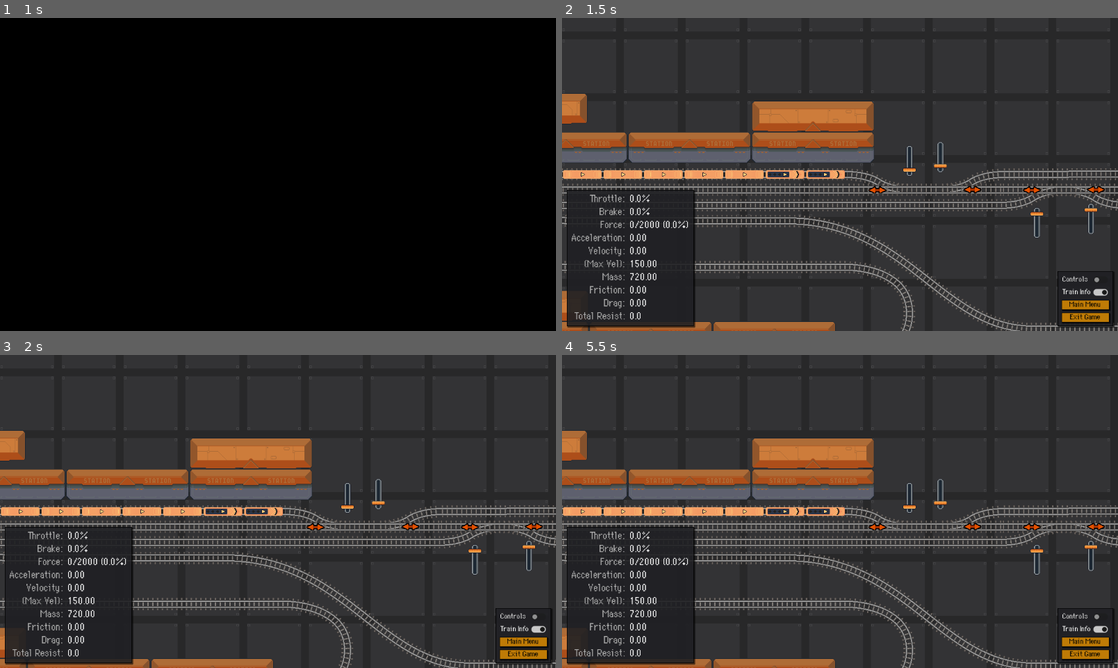
Above: before the commit, frames 1-4 (two rows, left to right).
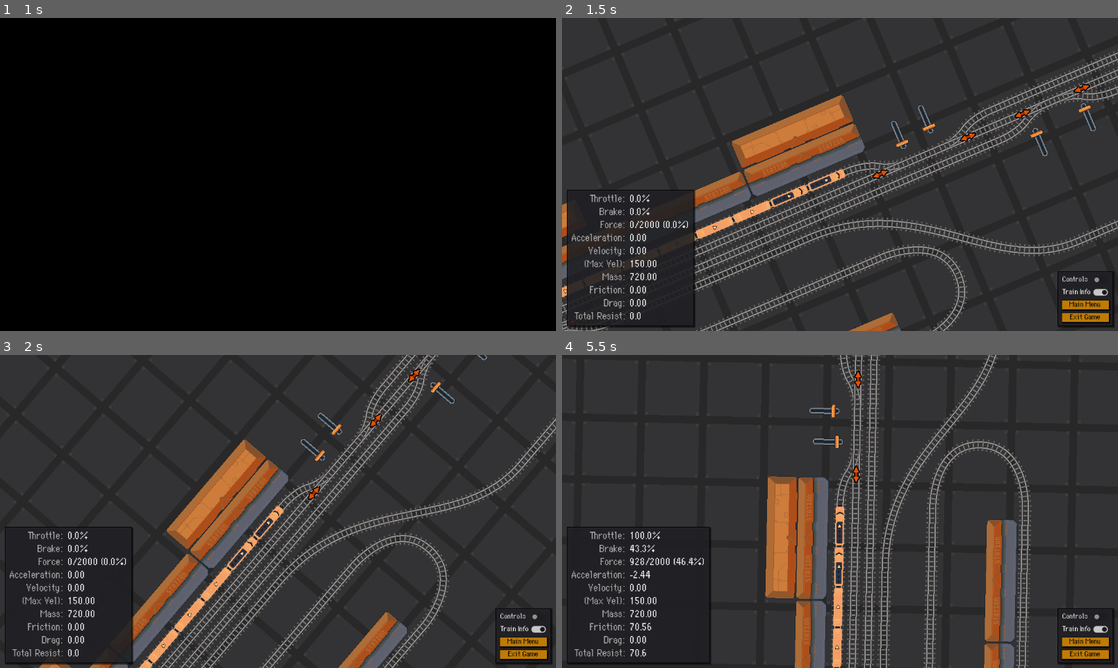
Above: after the commit, the same moments.

Repository: moonbench/simple-godot-train
Game: Godot game, scene res://Demo/Scenes/Game.tscn
Two runs of this game, one before a commit and one after it. Both use one fixed random seed, a clock stepped at 60 frames per second and the inputs below. The engine's default icon, where the game draws it, is replaced by a stand-in: a white triangle on a blue panel in a dark square.
Inputs (mouse positions are in pixels of both pictures, inside the frame that each line leads up to):
- Up to frame 1 (1 s): click "Track 6" at 0.5 s
- Up to frame 2 (1.5 s): click "Train Info" at 1.25 s
- Up to frame 3 (2 s): no input
- Up to frame 4 (5.5 s): move the mouse to (962, 495) at 2.02 s; hold W (speed_up) 2.03-2.78 s; hold X (cut_throttle) 2.03-2.78 s; move the mouse to (728, 527) at 2.77 s; hold Space (brake) 2.78-3.53 s; tap Middle mouse button (pan) at 2.85 s; move the mouse to (895, 442) at 3.52 s; hold ` (set_throttle_0) 3.53-4.28 s; hold W (speed_up) 3.53-5.03 s; move the mouse to (812, 574) at 4.27 s; tap 1 (set_throttle_10) at 4.35 s; move the mouse to (1006, 558) at 5.02 s; hold Space (brake) from 5.03 s (still down); hold 0 (set_throttle_100) from 5.03 s (still down)

Frame 1 is identical in both runs. In frame 2, 23% of the frame differs, in the area x 0-100%, y 0-100%; in frame 3, 25%; in frame 4, 26%.

Commit message:
Restore camera rotation to test map 6

Diff:
--- a/Demo/Scenes/ChaseCamera.tscn
+++ b/Demo/Scenes/ChaseCamera.tscn
@@ -4,5 +4,6 @@
 
 [node name="ChaseCamera" type="Camera2D"]
 position_smoothing_enabled = true
-position_smoothing_speed = 8.0
+rotation_smoothing_enabled = true
+rotation_smoothing_speed = 1.0
 script = ExtResource("1")
--- a/Demo/Scripts/ChaseCamera.gd
+++ b/Demo/Scripts/ChaseCamera.gd
@@ -6,6 +6,10 @@
 @export var zoom_speed := 2.0
 
 var desired_zoom = zoom.x
+
+func _ready() -> void:
+	if get_parent() is TrainVehicle:
+		reparent(get_parent().body)
 
 func _process(delta):
 	if zoom.x != desired_zoom:
--- a/Demo/Scripts/TestTracks6.gd
+++ b/Demo/Scripts/TestTracks6.gd
@@ -7,10 +7,14 @@
 	var train = load("res://Scenes/train.tscn").instantiate()
 	add_child(train)
 
+	train.enable_player_control()
 	var engine = load("res://Scenes/TrainEngine.tscn").instantiate()
 	add_child(engine)
 	engine.add_to_track($Tracks/Track, 1200)
-	engine.add_child(load("res://Demo/Scenes/ChaseCamera.tscn").instantiate())
+	var camera : Camera2D = load("res://Demo/Scenes/ChaseCamera.tscn").instantiate()
+	camera.ignore_rotation = false
+	camera.rotation = -PI/2
+	engine.add_child(camera)
 	train.add_vehicle(engine)
 
 	var e2 = load("res://Scenes/TrainEngine.tscn").instantiate()
